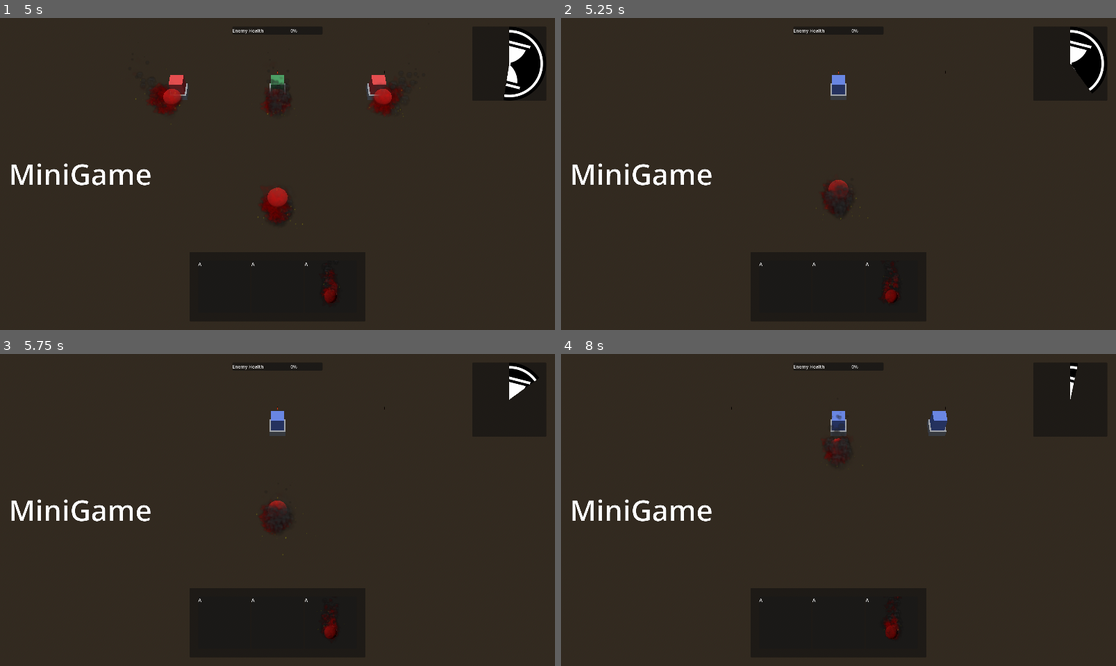
Above: before the commit, frames 1-4 (two rows, left to right).
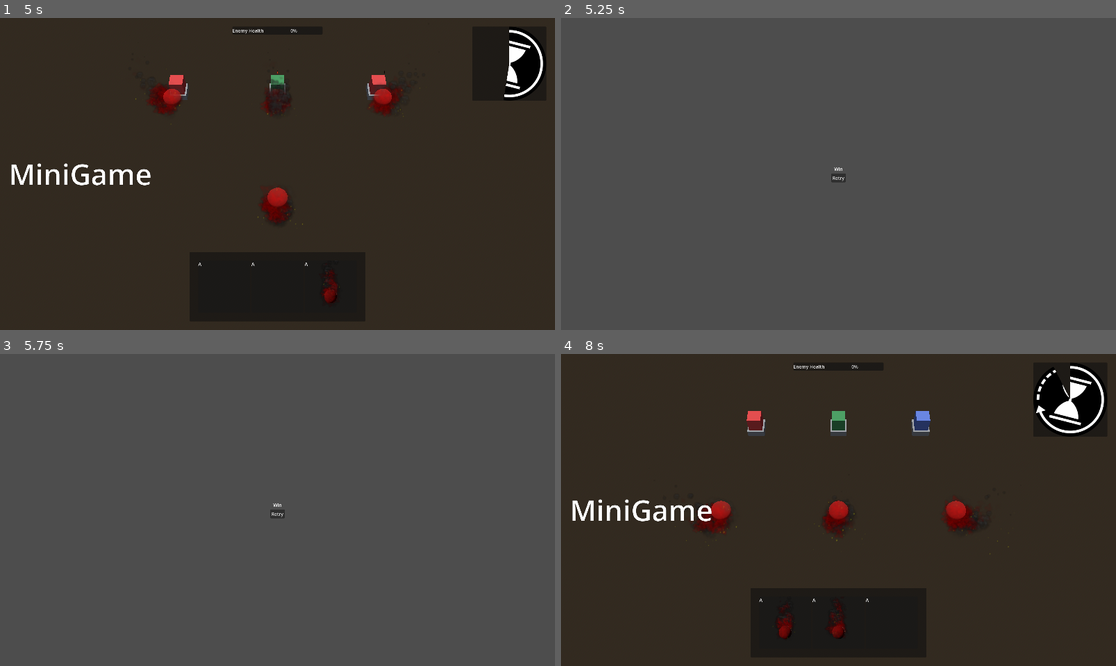
Above: after the commit, the same moments.

Repository: emmdie/3m5Jam2024_1
Game: Godot game, scene res://Scenes/game.tscn
Same seed, same stepped clock (60 frames per second), same inputs: the game is played once before the commit and once after it.
Inputs (mouse positions are in pixels of both pictures, inside the frame that each line leads up to):
- Up to frame 1 (5 s): move the mouse to (399, 158) at 0.52 s; hold J (select_0) 0.53-1.28 s; move the mouse to (166, 189) at 1.27 s; tap K (select_1) at 1.35 s; move the mouse to (333, 105) at 2.02 s; hold L (select_2) 2.03-2.78 s; move the mouse to (249, 236) at 2.77 s; tap Left (summon_lane_0) at 2.85 s; move the mouse to (444, 220) at 3.52 s; hold Up (summon_lane_1) 3.53-4.28 s; move the mouse to (111, 127) at 4.27 s; tap Right (summon_lane_2) at 4.35 s
- Up to frame 2 (5.25 s): move the mouse to (866, 174) at 5.02 s; hold J (select_0) from 5.03 s (still down)
- Up to frame 3 (5.75 s): keep holding J (select_0)
- Up to frame 4 (8 s): release J (select_0) at 5.75 s; click (838, 513) at 5.75 s, where only the run after the commit has a clickable "Retry"; move the mouse to (755, 432) at 6.52 s; tap K (select_1) at 6.6 s; move the mouse to (960, 494) at 7.27 s; hold L (select_2) from 7.28 s (still down)

Frame 1 is identical in both runs. In frame 2, 100% of the frame differs, in the area x 0-100%, y 0-100%; in frame 3, 100%; in frame 4, 4.5%.

Commit message:
Win/Loose/Restart

Diff:
--- a/Scenes/game.gd
+++ b/Scenes/game.gd
@@ -50,8 +50,12 @@
 var switch_warning_2: Node3D
 
 func _ready():
+	$Camera3D.make_current()
 	GameState.mana.changed.connect(__on_mana_changed)
 	randomize()
+
+	GameState.player_health.changed.connect(__check_win_loose)
+	GameState.enemy_health.changed.connect(__check_win_loose)
 
 	GameState.unit_stash.value.append(UNITS.pick_random())
 	GameState.unit_stash.value.append(UNITS.pick_random())
@@ -111,6 +115,13 @@
 		__select(2)
 
 
+func __check_win_loose():
+	if GameState.enemy_health.value <= 0:
+		get_tree().change_scene_to_packed(preload("res://Scenes/win.tscn"))
+	elif GameState.player_health.value <= 0:
+		get_tree().change_scene_to_packed(preload("res://Scenes/loose.tscn"))
+
+
 func __select(id: int):
 	if id >= len(GameState.unit_stash.value):
 		return
--- /dev/null
+++ b/Scenes/loose.tscn
@@ -0,0 +1,42 @@
+[gd_scene load_steps=2 format=3 uid="uid://cq0x5rro62jgf"]
+
+[sub_resource type="GDScript" id="GDScript_jnw6c"]
+script/source = "extends Button
+
+
+func _pressed():
+	GameState.restart()
+"
+
+[node name="Win" type="Control"]
+layout_mode = 3
+anchors_preset = 15
+anchor_right = 1.0
+anchor_bottom = 1.0
+grow_horizontal = 2
+grow_vertical = 2
+
+[node name="VBoxContainer" type="VBoxContainer" parent="."]
+layout_mode = 1
+anchors_preset = 8
+anchor_left = 0.5
+anchor_top = 0.5
+anchor_right = 0.5
+anchor_bottom = 0.5
+offset_left = -20.0
+offset_top = -20.0
+offset_right = 20.0
+offset_bottom = 20.0
+grow_horizontal = 2
+grow_vertical = 2
+
+[node name="Label" type="Label" parent="VBoxContainer"]
+layout_mode = 2
+text = "Loose"
+horizontal_alignment = 1
+vertical_alignment = 1
+
+[node name="Button" type="Button" parent="VBoxContainer"]
+layout_mode = 2
+text = "Retry"
+script = SubResource("GDScript_jnw6c")
--- /dev/null
+++ b/Scenes/win.tscn
@@ -0,0 +1,42 @@
+[gd_scene load_steps=2 format=3 uid="uid://ddxyctbu73y41"]
+
+[sub_resource type="GDScript" id="GDScript_o5woo"]
+script/source = "extends Button
+
+
+func _pressed():
+	GameState.restart()
+"
+
+[node name="Win" type="Control"]
+layout_mode = 3
+anchors_preset = 15
+anchor_right = 1.0
+anchor_bottom = 1.0
+grow_horizontal = 2
+grow_vertical = 2
+
+[node name="VBoxContainer" type="VBoxContainer" parent="."]
+layout_mode = 1
+anchors_preset = 8
+anchor_left = 0.5
+anchor_top = 0.5
+anchor_right = 0.5
+anchor_bottom = 0.5
+offset_left = -20.0
+offset_top = -20.0
+offset_right = 20.0
+offset_bottom = 20.0
+grow_horizontal = 2
+grow_vertical = 2
+
+[node name="Label" type="Label" parent="VBoxContainer"]
+layout_mode = 2
+text = "Win"
+horizontal_alignment = 1
+vertical_alignment = 1
+
+[node name="Button" type="Button" parent="VBoxContainer"]
+layout_mode = 2
+text = "Retry"
+script = SubResource("GDScript_o5woo")
--- a/Singletons/game_state.gd
+++ b/Singletons/game_state.gd
@@ -20,6 +20,15 @@
 @onready var tower_switch_timer: SceneTreeTimer = get_tree().create_timer(0)
 
 
+func restart():
+	unit_stash.value = []
+	selected_unit.reset()
+	mana.reset()
+	enemy_health.reset()
+	player_health.reset()
+	get_tree().change_scene_to_file("res://Scenes/game.tscn")
+
+
 # Override this to change the path under which the state is saved.
 func _get_file_path():
 	return "user://game.state"
--- a/gamerules.gd
+++ b/gamerules.gd
@@ -5,7 +5,7 @@
 @export var player_max_health: int = 10
 @export var player_max_mana: int = 10
 @export var player_unit_stash_size: int = 3
-@export var enemy_max_health: int = 10
+@export var enemy_max_health: int = 1
 
 @export var tower_switch_time: float = 2.0
 
Not shown, added: build/.gdignore
Not shown, added: export_presets.cfg
Not shown, added: build/.gitignore
